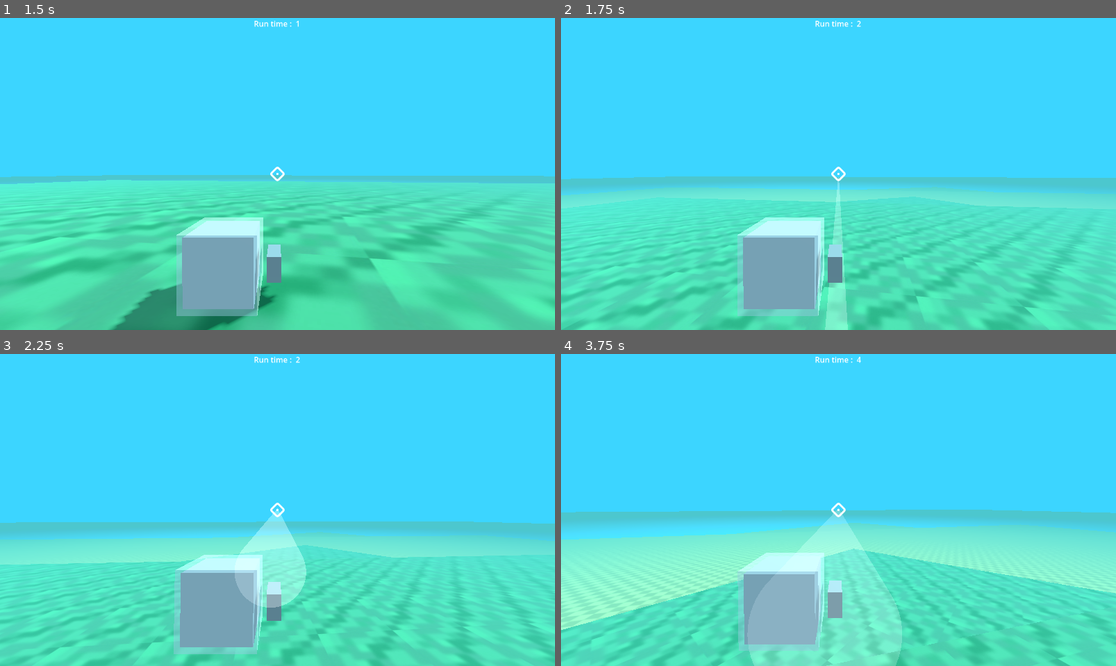
Above: before the commit, frames 1-4 (two rows, left to right).
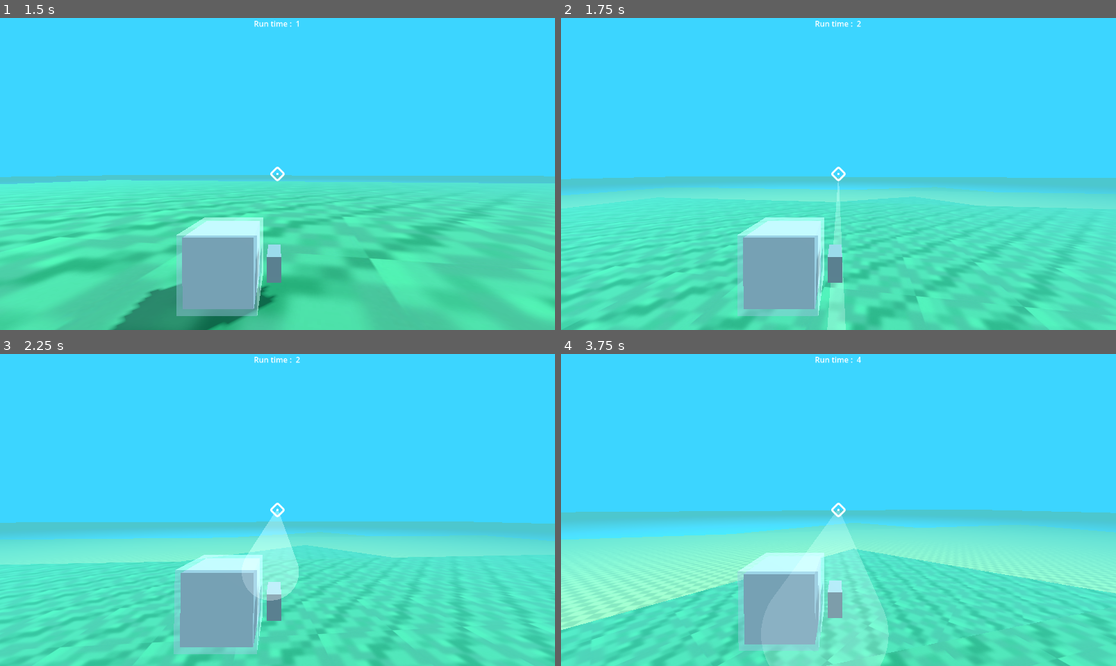
Above: after the commit, the same moments.

Repository: Silverkeybord/Reclaim
Game: Godot game, scene res://Scenes/maps/remote_island.tscn
Two runs of this game, one before a commit and one after it. Both use one fixed random seed, a clock stepped at 60 frames per second and the inputs below. This scene is started directly instead of the project's main scene.
Inputs (mouse positions are in pixels of both pictures, inside the frame that each line leads up to):
- Up to frame 1 (1.5 s): tap Enter at 0.5 s; move the mouse to (305, 174) at 0.52 s; hold W (forward) from 0.53 s (still down); tap Q (build_mode) at 0.6 s; tap Space (jump) at 0.77 s; tap E (interact) at 0.8, 1.35 s; move the mouse to (249, 174) at 1.27 s
- Up to frame 2 (1.75 s): keep holding W (forward); tap Space (jump) at 1.52 s; click (810, 174) at 1.55 s
- Up to frame 3 (2.25 s): keep holding W (forward); move the mouse to (288, 503) at 2.02 s; press the mouse at (288, 503) at 2.03 s
- Up to frame 4 (3.75 s): keep holding W (forward); tap Q (build_mode) at 2.3, 2.85 s; move the mouse to (832, 516) at 2.77 s; release the mouse at (832, 516) at 2.78 s; tap Space (jump) at 3.02 s; tap E (interact) at 3.05, 3.6 s; move the mouse to (877, 513) at 3.52 s; press the mouse at (877, 513) at 3.53 s

Frame 1 is identical in both runs. In frame 2, 0.2% of the frame differs, in the area x 47-52%, y 52-100%; in frame 3, 0.7%; in frame 4, 1.2%, in the area x 33-62%, y 49-100%.
Error in both runs: Attempt to call function 'list_dir_begin' in base 'null instance' on a null instance. (res://Scripts/globals/game_data.gd:43)

Commit message:
Add Godot Wakatime addon; tweak game scripts
Adds the Godot_Super-Wakatime editor addon and makes multiple gameplay and scene/script adjustments:

- Add full Wakatime addon (plugin scripts, scenes, assets, README, LICENSE) to addons/godot_super-wakatime for editor telemetry.
- Drops: remove Area3D/process-freeze related nodes from drop.tscn; refactor drop.gd to remove area collision exports, rename pickup flow (prime_pick_up), add _pick_up to update Global.inventory, adjust despawn logic and random movement handling.
- Enemies: scene now references scripts/enemies/base_enemy.gd (rename/move from enemy.gd). enemy_spawning.gd refactored to use time-ratio helper, typed instantiation, improved size scaling for commanders and regular enemies, and added commander flag.
- Player: rename CharacterBody3D node to "player" in player.tscn, increase HIT_OVERLAY_TIME, and call prime_pick_up when interacting with drops.
- Turrets: basic turret scene now references scripts/turrets/turret_range_area.gd; turret_slot.gd sets placed turret global_rotation when spawning.
- Globals: initialize inventory with sample items, change turret_slots default, and add get_amount_shorthand utility for formatted large numbers.
- Misc: add inventory UI scene, update several resource/scene files to match refactors and moved scripts.

These changes implement the Wakatime plugin integration and improve drop pickup behavior, enemy scaling over time, and inventory updates.

Diff:
--- a/Reclaim/Scenes/enemies/drop.tscn
+++ b/Reclaim/Scenes/enemies/drop.tscn
@@ -9,19 +9,13 @@
 [sub_resource type="BoxMesh" id="BoxMesh_bjc4i"]
 size = Vector3(0.4, 0.4, 0.4)
 
-[sub_resource type="BoxShape3D" id="BoxShape3D_aphvy"]
-size = Vector3(0.45, 0.45, 0.45)
-
-[node name="RigidBody3D" type="RigidBody3D" unique_id=1967477221 node_paths=PackedStringArray("mesh", "rigid_collision_shape", "area_collision_shape", "despawn_timer", "process_freeze_timer", "detection_area3D") groups=["drops"]]
+[node name="RigidBody3D" type="RigidBody3D" unique_id=1967477221 node_paths=PackedStringArray("mesh", "rigid_collision_shape", "despawn_timer") groups=["drops"]]
 collision_layer = 0
 collision_mask = 21
 script = ExtResource("1_aphvy")
 mesh = NodePath("MeshInstance3D")
 rigid_collision_shape = NodePath("CollisionShape3D")
-area_collision_shape = NodePath("Area3D/CollisionShape3D")
 despawn_timer = NodePath("despawn_timer")
-process_freeze_timer = NodePath("process_freeze_timer")
-detection_area3D = NodePath("Area3D")
 
 [node name="CollisionShape3D" type="CollisionShape3D" parent="." unique_id=1696334010]
 shape = SubResource("BoxShape3D_nseg0")
@@ -30,21 +24,7 @@
 mesh = SubResource("BoxMesh_bjc4i")
 surface_material_override/0 = ExtResource("2_nseg0")
 
-[node name="Area3D" type="Area3D" parent="." unique_id=452772677]
-collision_layer = 0
-collision_mask = 3
-monitorable = false
-
-[node name="CollisionShape3D" type="CollisionShape3D" parent="Area3D" unique_id=2119456372]
-shape = SubResource("BoxShape3D_aphvy")
-
-[node name="process_freeze_timer" type="Timer" parent="." unique_id=928378712]
-wait_time = 0.3
-
 [node name="despawn_timer" type="Timer" parent="." unique_id=1992264395]
 wait_time = 15.0
 
-[connection signal="body_entered" from="Area3D" to="." method="_on_area_3d_body_entered"]
-[connection signal="body_exited" from="Area3D" to="." method="_on_area_3d_body_exited"]
-[connection signal="timeout" from="process_freeze_timer" to="." method="_on_process_freeze_timer_timeout"]
 [connection signal="timeout" from="despawn_timer" to="." method="_on_despawn_timer_timeout"]
--- a/Reclaim/Scenes/enemies/enemy.tscn
+++ b/Reclaim/Scenes/enemies/enemy.tscn
@@ -1,6 +1,6 @@
 [gd_scene format=3 uid="uid://bsspjwwk4bvma"]
 
-[ext_resource type="Script" uid="uid://2m7df3t2upw4" path="res://scripts/enemies/enemy.gd" id="1_wbq3y"]
+[ext_resource type="Script" uid="uid://2m7df3t2upw4" path="res://scripts/enemies/base_enemy.gd" id="1_wbq3y"]
 [ext_resource type="PackedScene" uid="uid://qtk76i5mawjs" path="res://Scenes/enemies/drop.tscn" id="2_notgg"]
 
 [sub_resource type="SphereShape3D" id="SphereShape3D_notgg"]
--- a/Reclaim/Scenes/player/player.tscn
+++ b/Reclaim/Scenes/player/player.tscn
@@ -23,7 +23,7 @@
 [sub_resource type="SphereShape3D" id="SphereShape3D_xxarj"]
 radius = 10.0
 
-[node name="area" type="CharacterBody3D" unique_id=961430667 node_paths=PackedStringArray("interact_overlay", "hit_overlay", "aim_ray", "gun_piviot", "shooting_timer", "place_overlay")]
+[node name="player" type="CharacterBody3D" unique_id=961430667 node_paths=PackedStringArray("interact_overlay", "hit_overlay", "aim_ray", "gun_piviot", "shooting_timer", "place_overlay")]
 collision_layer = 2
 collision_mask = 79
 script = ExtResource("1_eo61r")
--- a/Reclaim/Scenes/turrets/T1/basic.tscn
+++ b/Reclaim/Scenes/turrets/T1/basic.tscn
@@ -1,7 +1,7 @@
 [gd_scene format=3 uid="uid://dcu7uussd5i41"]
 
 [ext_resource type="Script" uid="uid://b5m6w72ttc6t6" path="res://scripts/turrets/t1/basic.gd" id="1_q23d6"]
-[ext_resource type="Script" uid="uid://bgy2xmmxnlw85" path="res://scenes/turrets/turret_range_area.gd" id="3_5kt17"]
+[ext_resource type="Script" uid="uid://bgy2xmmxnlw85" path="res://scripts/turrets/turret_range_area.gd" id="3_5kt17"]
 
 [sub_resource type="BoxMesh" id="BoxMesh_h2pfq"]
 size = Vector3(3.5, 3, 3.5)
--- a/Reclaim/Scripts/enemies/drop.gd
+++ b/Reclaim/Scripts/enemies/drop.gd
@@ -24,20 +24,17 @@
 const DIRECTION := [-1, 1]
 
 @export var player : CharacterBody3D
-
 @export var drop_resourse : DropData
 
 @export var mesh : MeshInstance3D
 
 @export_group("Collision Shapes")
 @export var rigid_collision_shape : CollisionShape3D
-@export var area_collision_shape : CollisionShape3D
 
 @export_group("Logic")
 @export var valid : bool = true
 @export var despawn_timer : Timer
 @export var process_freeze_timer : Timer
-@export var detection_area3D : Area3D
 
 var last_process_pos : Vector3
 var on_ground : bool = false
@@ -53,7 +50,6 @@
 	despawn_timer.start()
 
 	rigid_collision_shape.shape.size = drop_resourse.size
-	area_collision_shape.shape.size = drop_resourse.size + AREA_COLLISION_SHAPE_MARGIN
 
 	mesh.set_surface_override_material(0, load(drop_resourse.material_path))
 
@@ -84,41 +80,21 @@
 			global_position = player.global_position
 			linear_velocity = Vector3.ZERO
 			picked_up = true
+			_pick_up()
 			set_process(false)
 			queue_free()
+
 	else:
 		# gravity when the drops spawn
 		if linear_velocity.y > -Global.GRAVITY:
 			linear_velocity.y -= Global.GRAVITY * delta
 
 
-func _on_area_3d_body_entered(body: Node3D) -> void:
-	# starts checking if the drop has stopped moving on the ground
-	if body in get_tree().get_nodes_in_group(GROUND_GROUP_NAME):
-		on_ground = true
-		if process_freeze_timer.is_stopped():
-			process_freeze_timer.start()
-
-
-func _on_area_3d_body_exited(body: Node3D) -> void:
-	# stops the freeze timer if the drop bounces off the ground again
-	if body in get_tree().get_nodes_in_group(GROUND_GROUP_NAME):
-		on_ground = false
-		if not process_freeze_timer.is_stopped():
-			process_freeze_timer.stop()
-
-
-func _on_process_freeze_timer_timeout() -> void:
-	# freezes the drop when it has been sitting on the ground for a bit
-	if on_ground:
-		freeze = true
-		set_process(false)
-		linear_velocity.y = 0
-		detection_area3D.monitoring = false
-
-
 func _on_despawn_timer_timeout() -> void:
 	# deletes old drops that the player didnt pick up
+	if being_picked_up:
+		return
+
 	valid = false
 
 	var despawn_tween = create_tween()
@@ -130,8 +106,9 @@
 	queue_free()
 
 
-# primes the drop to be picked up
-func pick_up() -> void:
+# primes the drop to be picked up when the drop enters the pick up area
+func prime_pick_up() -> void:
+	linear_velocity = Vector3.ZERO
 	# turns off ground collision so the drop can fly into the player
 	set_collision_mask_value(GROUND_COLLISION_LAYER, false)
 
@@ -140,7 +117,7 @@
 	set_process(true)
 
 
-# gives the drop some random upwards movement
+# gives the drop some random upwards movement w
 func _give_random_movement() -> void:
 	# throws the drop in a random direction upwards when it spawns
 	var x_vel = randf_range(0, MAX_HOZ_VELOCITY) * DIRECTION.pick_random()
@@ -153,3 +130,9 @@
 	var z_ang = randf_range(MIN_ANGULAR_VELOCITY, MAX_ANGULAR_VELOCITY) * DIRECTION.pick_random()
 	var y_ang = randf_range(MIN_ANGULAR_VELOCITY, MAX_ANGULAR_VELOCITY) * DIRECTION.pick_random()
 	angular_velocity = Vector3(x_ang, y_ang, z_ang)
+
+
+## add the drop into the inventory of the player
+func _pick_up() -> void:
+	Global.inventory[str(drop_resourse.rarity)][drop_resourse.key] += 1
+	print(Global.inventory)
--- a/Reclaim/Scripts/enemies/enemy_spawning.gd
+++ b/Reclaim/Scripts/enemies/enemy_spawning.gd
@@ -24,13 +24,15 @@
 
 var cluster_rate_ratio : float # The cluster decay in terms of time alive
 var cluster_size : int
+var commander_size_raito : float
+var normal_size_ratio : float
 
 var wave_enemies : Dictionary
 var run_time := 0.0
 
 
 func _ready() -> void:
-	# Load the resource
+	# Sets the resource
 	wave_data = GameData.wave[map]
 
 	# Gets the enemies that will spawn in this sector and probiblities
@@ -40,8 +42,11 @@
 
 	# Calculates ratios
 	spawn_rate = wave_data.spawn_start_rate
-	spawn_rate_ratio = (wave_data.spawn_start_rate - wave_data.spawn_end_rate) / wave_data.end_time
-	cluster_rate_ratio = (wave_data.cluster_start_size - wave_data.cluster_end_size) / wave_data.end_time
+	normal_size_ratio = _get_time_raito(wave_data.start_size, wave_data.end_size)
+	spawn_rate_ratio = _get_time_raito(wave_data.spawn_start_rate, wave_data.spawn_end_rate)
+	cluster_rate_ratio = _get_time_raito(wave_data.cluster_start_size, wave_data.cluster_end_size)
+	commander_size_raito = _get_time_raito(
+		wave_data.commander_start_size, wave_data.commander_end_size)
 
 	spawn_nodes = get_tree().get_nodes_in_group(SPAWN_MARKERS_GROUP)
 	spawn_timer.start(spawn_rate)
@@ -62,9 +67,10 @@
 		return
 
 	var random_spawn_node = spawn_nodes.pick_random()
-	var commander = enemy_scene.instantiate()
+	var commander : base_enemy = enemy_scene.instantiate()
 	add_sibling(commander)
 
+	# sets the resourse of the commander
 	commander.enemy_resourse = _get_enemy_type_resourse()
 
 	# Commander Positioning
@@ -73,13 +79,18 @@
 	)
 
 	commander.extraction_pod = extraction_pod
-	commander.size = wave_data.commander_size + randf_range(0, wave_data.commander_additional_size)
+	commander.size = (
+		wave_data.commander_start_size +
+		Global.sector_run_time * commander_size_raito +
+		randf_range(0, wave_data.commander_random_additional_size)
+		)
 	commander.scale *= commander.size
+	commander.is_commander = true
 	commander.fin_loading()
 
 	# Squad Cluster Spawning Loop
 	for x in range(cluster_size):
-		var new_enemy = enemy_scene.instantiate()
+		var new_enemy : base_enemy = enemy_scene.instantiate()
 		add_sibling(new_enemy)
 
 		new_enemy.enemy_resourse = _get_enemy_type_resourse()
@@ -91,7 +102,11 @@
 		)
 
 		new_enemy.extraction_pod = extraction_pod
-		new_enemy.size = randf_range(wave_data.smallest_size, wave_data.biggest_size)
+		new_enemy.size = (
+			wave_data.start_size +
+			Global.sector_run_time * normal_size_ratio +
+			randf_range(-wave_data.random_aditional_size, wave_data.random_aditional_size)
+			)
 		new_enemy.scale *= new_enemy.size
 		new_enemy.fin_loading()
 
@@ -123,3 +138,7 @@
 
 	print("invalid weights returning basic on map : ", map)
 	return GameData.enemies[BASIC_TYPE_FALLBACK]
+
+
+func _get_time_raito(start_value: float, end_value: float) -> float:
+	return (end_value - start_value) / wave_data.end_time
--- a/Reclaim/Scripts/globals/Global.gd
+++ b/Reclaim/Scripts/globals/Global.gd
@@ -38,11 +38,17 @@
 var damage_indications := 0
 
 # META UPGRADES / RESEARCH --------------------------------------------------
-var turret_slots := 8
+var turret_slots := 1
 
 # INVENORY -----------------------------------------------------------------
 var cubits : int = 0
-var inventory : Dictionary = {}
+var inventory : Dictionary = {
+	"1" : {
+		"dirt" : 0,
+		"sand" : 0,
+		"rock" : 0
+	}
+}
 
 
 # FUNCTIONS ================================================================
@@ -74,3 +80,44 @@
 	get_tree().root.get_child(CURRENT_SCENE_ROOT_INDEX).add_child(new_indication)
 	new_indication.global_position = pos
 	new_indication.init()
+
+
+## Converts large integers into human-readable shorthand formatting.
+## --- Made With Gemini ---
+func get_amount_shorthand(value: int) -> String:
+	const THOUSAND_LIMIT : float = 1_000.0
+	const MILLION_LIMIT  : float = 1_000_000.0
+	const BILLION_LIMIT  : float = 1_000_000_000.0
+
+	const SUFFIX_THOUSAND : String = "K"
+	const SUFFIX_MILLION  : String = "M"
+	const SUFFIX_BILLION  : String = "B"
+
+	const STRING_FORMAT_ONE_DECIMAL : String = "%.1f"
+	const FLOATING_POINT_ZERO_TRAIL : String = ".0"
+
+	var absolute_value : int = abs(value)
+	var suffix := ""
+	var divided_value := float(value)
+
+	# Direct evaluation blocks remove loop overhead entirely
+	if absolute_value >= BILLION_LIMIT:
+		divided_value = float(value) / BILLION_LIMIT
+		suffix = SUFFIX_BILLION
+	elif absolute_value >= MILLION_LIMIT:
+		divided_value = float(value) / MILLION_LIMIT
+		suffix = SUFFIX_MILLION
+	elif absolute_value >= THOUSAND_LIMIT:
+		divided_value = float(value) / THOUSAND_LIMIT
+		suffix = SUFFIX_THOUSAND
+	else:
+		return str(value)
+
+	# Apply truncation formatting rule
+	var formatted_string := STRING_FORMAT_ONE_DECIMAL % divided_value
+
+	# Strip trailing zeros dynamically based on target string length
+	if formatted_string.ends_with(FLOATING_POINT_ZERO_TRAIL):
+		formatted_string = formatted_string.left(-FLOATING_POINT_ZERO_TRAIL.length())
+
+	return formatted_string + suffix
--- a/Reclaim/Scripts/player/player.gd
+++ b/Reclaim/Scripts/player/player.gd
@@ -6,7 +6,7 @@
 const GUN_CHILD_INDEX := 0
 const ENEMY_METADATA_TAG := "enemy"
 const DROPS_GROUP_NAME := "drops"
-const HIT_OVERLAY_TIME := 0.05
+const HIT_OVERLAY_TIME := 0.1
 
 
 @export_group("player stat")
@@ -179,4 +179,4 @@
 	# starts pick up movement when a valid drop touches the pickup area
 	if body in get_tree().get_nodes_in_group(DROPS_GROUP_NAME) and body.valid:
 		body.player = self
-		body.pick_up()
+		body.prime_pick_up()
--- a/Reclaim/Scripts/turrets/turret_slot.gd
+++ b/Reclaim/Scripts/turrets/turret_slot.gd
@@ -34,6 +34,7 @@
 	turret = turret_resource.instantiate()
 	get_tree().root.get_child(Global.CURRENT_SCENE_ROOT_INDEX).add_child(turret)
 	turret.global_position = turret_origin_point.global_position
+	turret.global_rotation = turret_origin_point.global_rotation
 
 
 func build_base() -> void:
--- a/Reclaim/data/bullet_trails/pistol.tres
+++ b/Reclaim/data/bullet_trails/pistol.tres
@@ -1,4 +1,4 @@
-[gd_resource type="Resource" script_class="bullet_trail_data" format=3 uid="uid://cyq73hvqbxssb"]
+[gd_resource type="Resource" script_class="BulletTrailData" format=3 uid="uid://cyq73hvqbxssb"]
 
 [ext_resource type="Script" uid="uid://rqn4axkyltah" path="res://data/resource_scripts/bullet_trail_data.gd" id="1_2kw6h"]
 
@@ -6,7 +6,7 @@
 script = ExtResource("1_2kw6h")
 key = "pistol"
 shape = 1
-size = 0.15
+size = 0.1
 life = 0.3
 fade = true
 expand = true
--- a/Reclaim/data/enemies/basic.tres
+++ b/Reclaim/data/enemies/basic.tres
@@ -5,7 +5,7 @@
 [resource]
 script = ExtResource("1_ldbao")
 key = "basic"
-hp = 20
+hp = 10
 damage = 3
 speed = 5.0
 drop_table = {
--- a/Reclaim/data/resource_scripts/enemy_data.gd
+++ b/Reclaim/data/resource_scripts/enemy_data.gd
@@ -12,7 +12,7 @@
 
 @export_group("Drops")
 @export var min_drops : int = 1
-@export var max_drops : int = 4
+@export var max_drops : int = 3
 
 ## must add to 100 for probability to work
 @export var drop_table : Dictionary = {
--- a/Reclaim/data/resource_scripts/wave_data.gd
+++ b/Reclaim/data/resource_scripts/wave_data.gd
@@ -6,6 +6,7 @@
 @export_group("Spawn Rates", "spawn_")
 @export var spawn_start_rate : float
 @export var spawn_end_rate : float
+@export var spawn_clear_rate : float = 10.0
 
 @export_group("Cluster Sizes", "cluster_")
 @export var cluster_start_size : int
@@ -13,13 +14,18 @@
 
 @export_group("Commander Settings", "commander_")
 ## The minimum base size of a commander
-@export var commander_size : float
+@export var commander_start_size : float = 2.0
+## The max base size of a commander
+@export var commander_end_size : float = 3.0
 ## The random additional size added to differentiate from others
-@export var commander_additional_size : float
+@export var commander_random_additional_size : float = 0.5
 
 @export_group("Enemy Settings")
-@export var smallest_size : float
-@export var biggest_size : float
+## start base size of all non commanders at the start of a sector
+@export var start_size : float = 1
+## end base size of all non commanders at the end of clearing a sector
+@export var end_size : float = 1.3
+@export var random_aditional_size : float = 0.2
 @export var cluster_spawn_radius : float
 @export var enemy_spawn_radius : float
 
--- a/Reclaim/data/wave/remote_island.tres
+++ b/Reclaim/data/wave/remote_island.tres
@@ -8,12 +8,10 @@
 spawn_start_rate = 10.0
 spawn_end_rate = 5.0
 cluster_start_size = 1
-cluster_end_size = 4
-commander_size = 2.0
-commander_additional_size = 0.5
-smallest_size = 1.0
-biggest_size = 1.5
+cluster_end_size = 5
+commander_start_size = 1.9
+commander_end_size = 2.2
 cluster_spawn_radius = 15.0
 enemy_spawn_radius = 10.0
-end_time = 300.0
+end_time = 500.0
 metadata/_custom_type_script = "uid://ebuopgthqly1"
--- a/Reclaim/project.godot
+++ b/Reclaim/project.godot
@@ -18,6 +18,10 @@
 
 Global="*uid://cfmmf21gdrijp"
 GameData="*uid://3i5a76kjtllm"
+
+[editor_plugins]
+
+enabled=PackedStringArray("res://addons/godot_super-wakatime/plugin.cfg")
 
 [file_customization]
 
--- /dev/null
+++ b/Reclaim/scenes/user_interface/inventory.tscn
@@ -0,0 +1,9 @@
+[gd_scene format=3 uid="uid://bb8wmb84lf1st"]
+
+[node name="Control" type="Control" unique_id=951752441]
+layout_mode = 3
+anchors_preset = 15
+anchor_right = 1.0
+anchor_bottom = 1.0
+grow_horizontal = 2
+grow_vertical = 2
--- a/Reclaim/Scripts/enemies/enemy.gd
+++ b/Reclaim/scripts/enemies/base_enemy.gd
@@ -12,6 +12,7 @@
 @export var valid := false
 
 @export var enemy_resourse : EnemyData
+@export var is_commander : bool = false
 @export var size : float
 
 @export var extraction_pod : Node3D
@@ -66,8 +67,10 @@
 	Global.enemies += 1
 
 	# sets stats
-	hp = round(enemy_resourse.hp * ((size - 1) / SIZE_BASE_STAT_FACTOR))
-	damage = round(enemy_resourse.damage * ((size - 1) / SIZE_BASE_STAT_FACTOR))
+	# mulitplys the base stats by their size by half
+	var mult = 1 + ((size - 1) / SIZE_BASE_STAT_FACTOR)
+	hp = round(enemy_resourse.hp * mult)
+	damage = round(enemy_resourse.damage * mult)
 	speed = enemy_resourse.speed
 
 	valid = true
Not shown, added: Reclaim/addons/godot_super-wakatime/api_key_prompt.tscn
Not shown, added: Reclaim/addons/godot_super-wakatime/counter.tscn
Not shown, added: Reclaim/addons/godot_super-wakatime/decompressor.gd
Not shown, added: Reclaim/addons/godot_super-wakatime/decompressor.gd.uid
Not shown, added: Reclaim/addons/godot_super-wakatime/godot_super-wakatime.gd
Not shown, added: Reclaim/addons/godot_super-wakatime/godot_super-wakatime.gd.uid
Not shown, added: Reclaim/addons/godot_super-wakatime/plugin.cfg
Not shown, added: Reclaim/addons/godot_super-wakatime/utils.gd
Not shown, added: Reclaim/addons/godot_super-wakatime/utils.gd.uid
Renamed: Reclaim/Scripts/enemies/enemy.gd.uid -> Reclaim/scripts/enemies/base_enemy.gd.uid
Renamed: Reclaim/Scenes/turrets/turret_range_area.gd -> Reclaim/scripts/turrets/turret_range_area.gd
Renamed: Reclaim/Scenes/turrets/turret_range_area.gd.uid -> Reclaim/scripts/turrets/turret_range_area.gd.uid
(and 1 more such lines)
